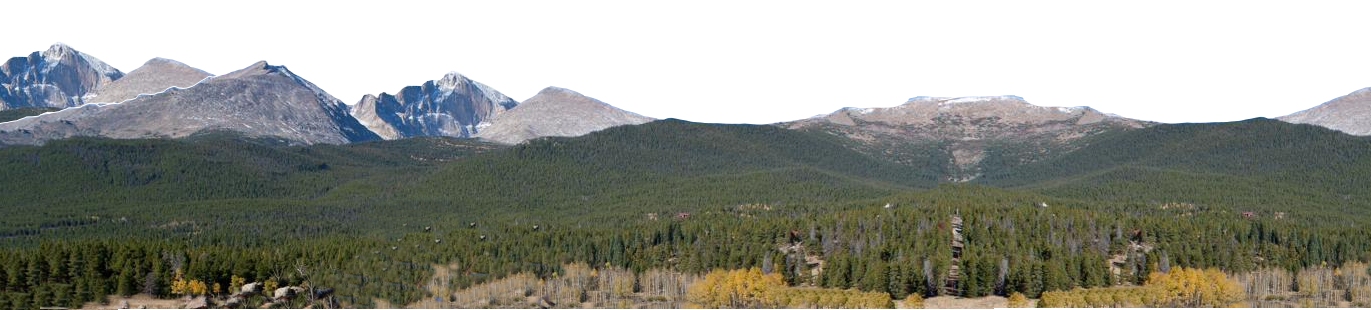
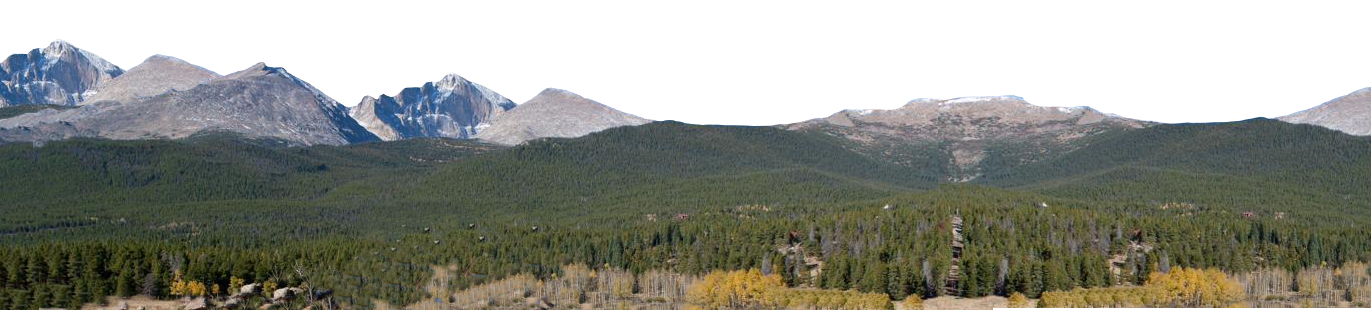
Revision of a layered 1371 x 310 image; what changed, layer by layer:
painted on "orgional.jpg" over (x1=33, y1=59, x2=994, y2=310)
painted on "Layer #1" over (x1=0, y1=38, x2=290, y2=310)
